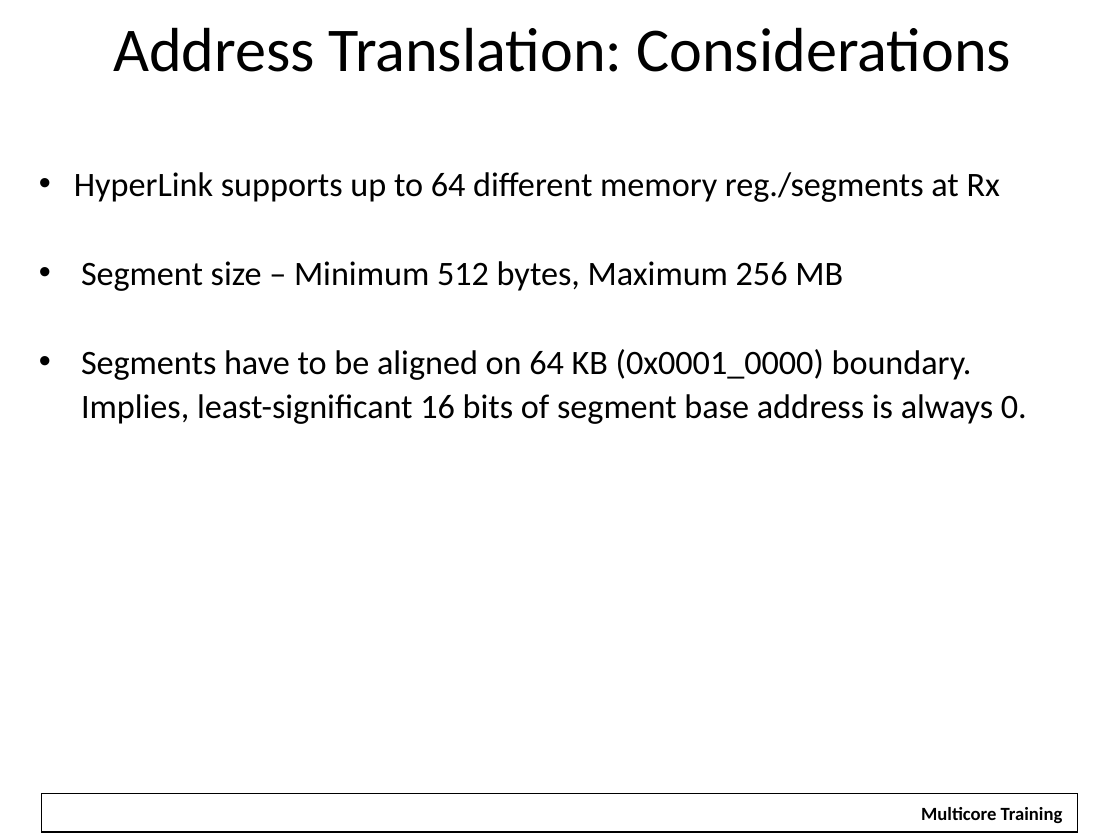
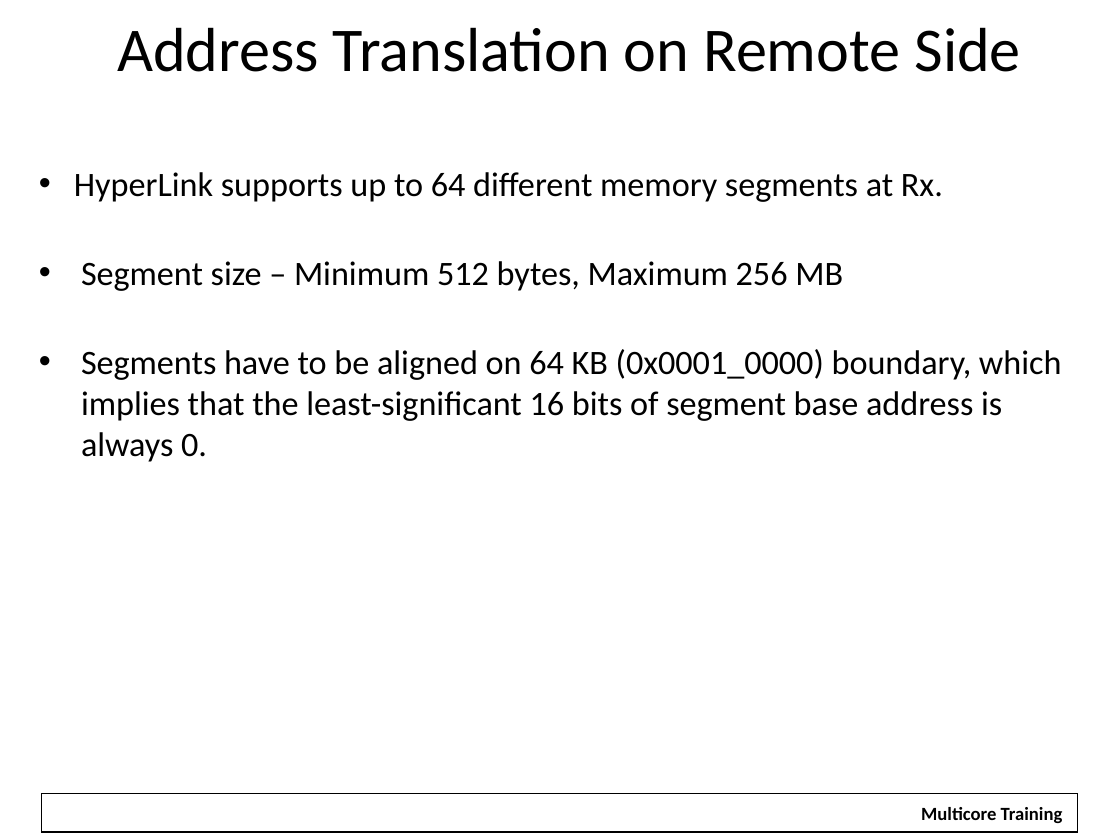
Before and after one commit to hari1989/keystone-workshop, a slide deck: slide 15 of slides/Intro to Hyperlink.pptx (slide 16 before the commit). Drawn at 1120x840 pixels with LibreOffice and Linux fonts; fonts in the diff are those of the drawing; background and template pictures are left out. Boxes give left, top, right and bottom in pixels: in the first picture for what was removed or moved away, otherwise in the second. Text is boxed around its words. In the diff, an @@ line names an element or a change of style, - is before the commit and + after.

```diff
--- a/slides/Intro to Hyperlink.pptx
+++ b/slides/Intro to Hyperlink.pptx
@@ title at bbox=[117, 27, 1021, 72]: text changed @@
-Address Translation: Considerations
+Address Translation on Remote Side
@@ text at bbox=[74, 172, 943, 202]: text changed @@
-• HyperLink supports up to 64 different memory reg./segments at Rx
+• HyperLink supports up to 64 different memory segments at Rx.
@@ text at bbox=[81, 349, 1062, 462]: text changed @@
-• Segments have to be aligned on 64 KB (0x0001_0000) boundary.
-Implies, least-significant 16 bits of segment base address is always 0.
+• Segments have to be aligned on 64 KB (0x0001_0000) boundary, which implies that the least-significant 16 bits of segment base address is always 0.
```
Also in this commit, not shown: 18 other slides changed, 1 slide removed.
